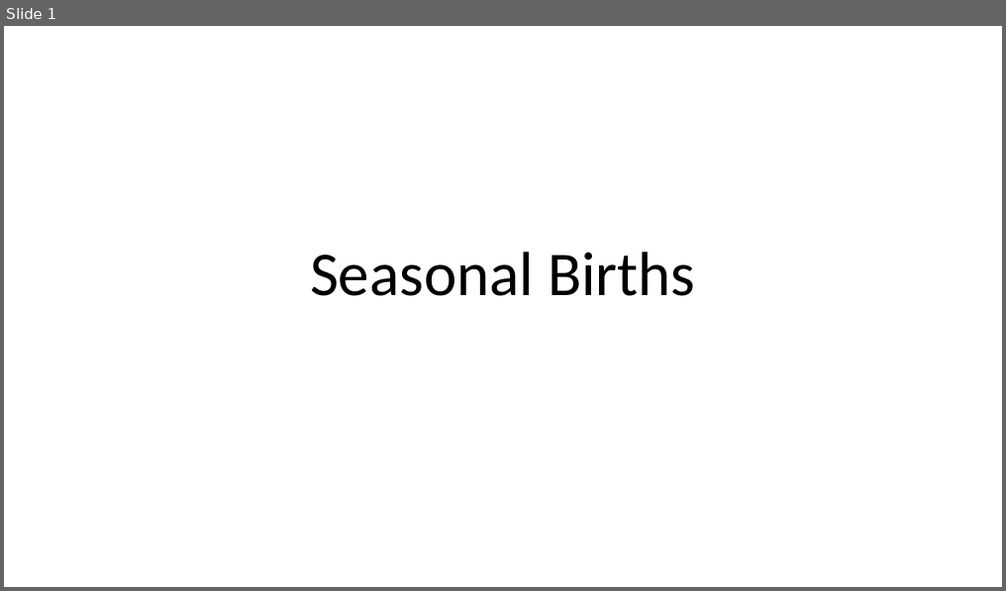
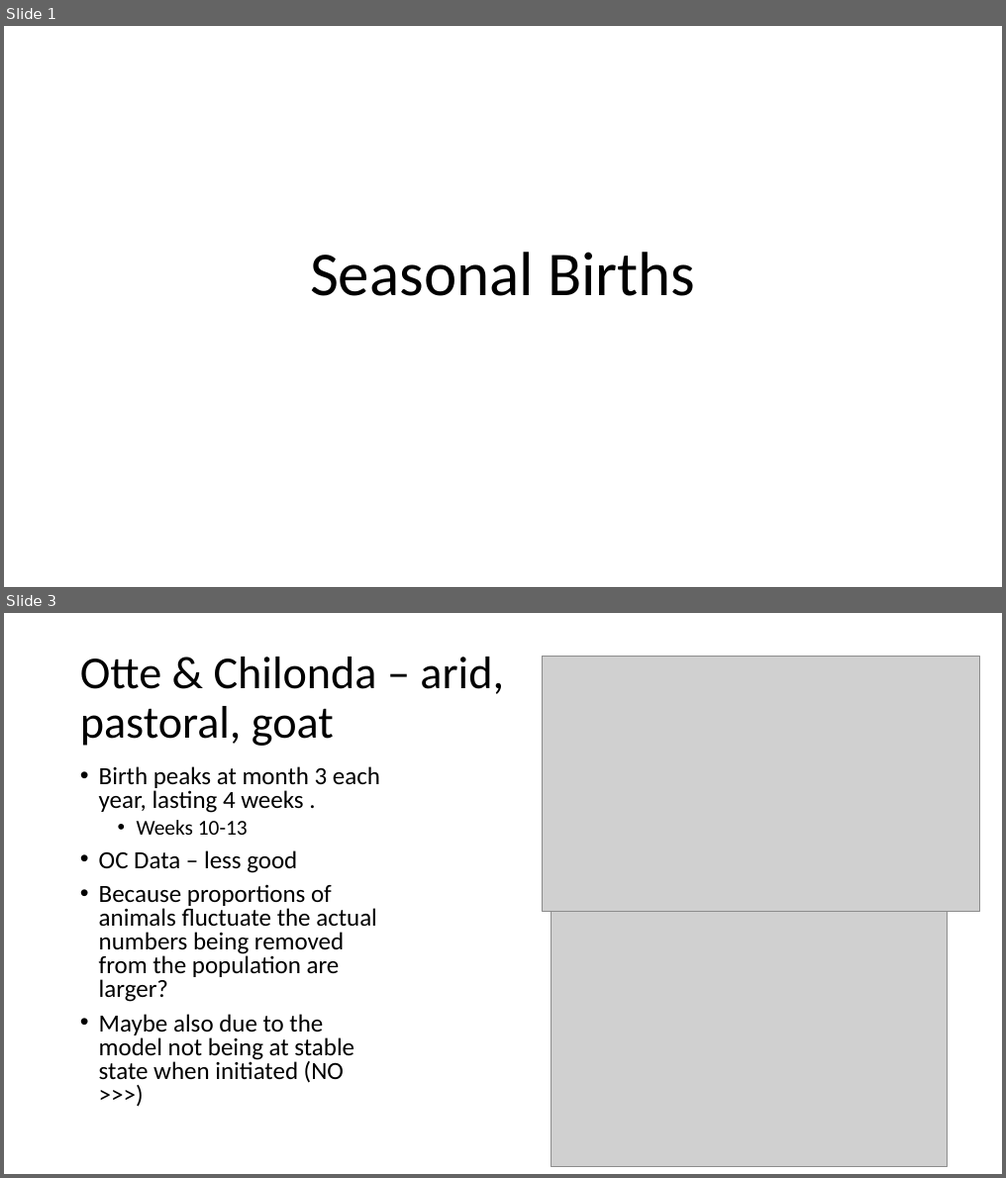
Before and after one commit to BethSavagar/demographic_model_1, a slide deck: presentations/seasonalbirths.pptx. Shown one above the other, each under a label of ours: slide 1 before the commit, slides 1 and 3 after it; the slides between them are not shown. The pictures are 1006x591 and 1006x1178 pixels, drawn with LibreOffice and Linux fonts; fonts in the diff are those of the drawing; grey boxes stand for pictures. Boxes give left, top, right and bottom in pixels: in the first picture for what was removed or moved away, otherwise in the second. Text is boxed around its words. In the diff, an @@ line names an element or a change of style, - is before the commit and + after.

```diff
--- a/presentations/seasonalbirths.pptx
+++ b/presentations/seasonalbirths.pptx
@@ slide 3 added at (x1=4, y1=613, x2=1002, y2=1174), background #FFFFFF @@
@@ title added at (x1=80, y1=657, x2=504, y2=746), 44 pt, text #000000 @@
+Otte & Chilonda – arid, pastoral, goat
@@ picture added at (x1=542, y1=657, x2=979, y2=912) @@
@@ text added at (x1=99, y1=766, x2=380, y2=1083), 23.8 pt, text #000000 @@
+• Birth peaks at month 3 each year, lasting 4 weeks .
+  • Weeks 10-13
+• OC Data – less good
+• Because proportions of animals fluctuate the actual numbers being removed from the population are larger?
+• Maybe also due to the model not being at stable state when initiated (NO >>>)
@@ picture added at (x1=550, y1=912, x2=946, y2=1167) @@
```
Also in this commit, not shown: 1 slide changed, 1 other slide added, 7 other files.
